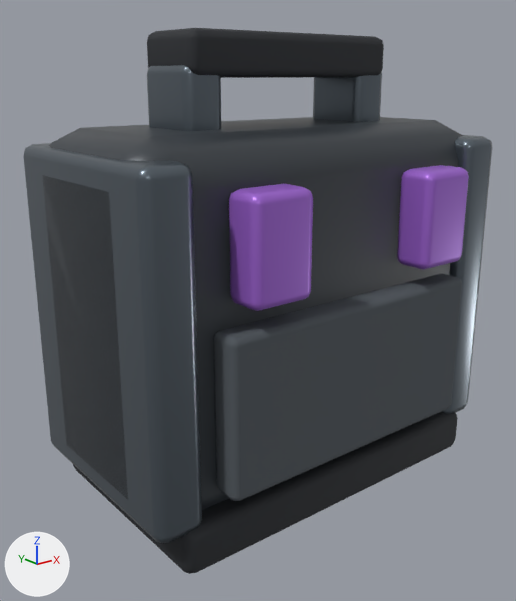
The glTF model phenotypes/operators/equipment/level1-drafts/models/T06.glb as it was, and as the next commit left it.
Rendered twice from a camera (50 mm lens) standing at (-0.294, -0.354, 0.138) and looking at (-0.006, 0.006, -0.006). Arrows for +X, +Y and +Z are at lower left; the lights stay in place. The older version comes first. Where no turn or scale is listed for an object, it has been applied to the vertices.

Script lines for the objects in view, before the commit:
```python
me_cube_189 = bpy.data.meshes.new('Cube.189')
me_cube_189.from_pydata(...)  # 56 vertices, 108 faces; spans x -0.015..0.015, y -0.072..0.072, z -0.1..0.1
me_cube_189.materials.append(mat_dark_brushed_metal)  # grey #69737c
me_cube_190 = bpy.data.meshes.new('Cube.190')
me_cube_190.from_pydata(...)  # 56 vertices, 108 faces; spans x -0.02..0.02, y -0.0125..0.0125, z -0.03..0.03
me_cube_190.materials.append(mat_t_violet)  # purple #a469d7
me_cube_191 = bpy.data.meshes.new('Cube.191')
me_cube_191.from_pydata(...)  # 56 vertices, 108 faces; spans x -0.02..0.02, y -0.0125..0.0125, z -0.03..0.03
me_cube_191.materials.append(mat_t_violet)  # purple #a469d7
ob_t06__metal_corner_001 = bpy.data.objects.new('T06__Metal_corner.001', me_cube_189)
ob_t06__metal_corner_001.location = (0.12, 0.0, 0.0)
ob_t06__violet_latch = bpy.data.objects.new('T06__Violet_latch', me_cube_190)
ob_t06__violet_latch.location = (-0.065, -0.078, 0.055)
ob_t06__violet_latch_001 = bpy.data.objects.new('T06__Violet_latch.001', me_cube_191)
ob_t06__violet_latch_001.location = (0.065, -0.078, 0.055)
# also in view: 'T06__Closed_front_panel' at (0.0, -0.075, -0.035); 'T06__Maintenance_housing' at (0.0, 0.0, 0.0); 'T06__Carry_handle' at (0.0, 0.0, 0.15); 'T06__Metal_corner' at (-0.12, 0.0, 0.0); 'T06__Handle_support' at (-0.065, 0.0, 0.125)
```
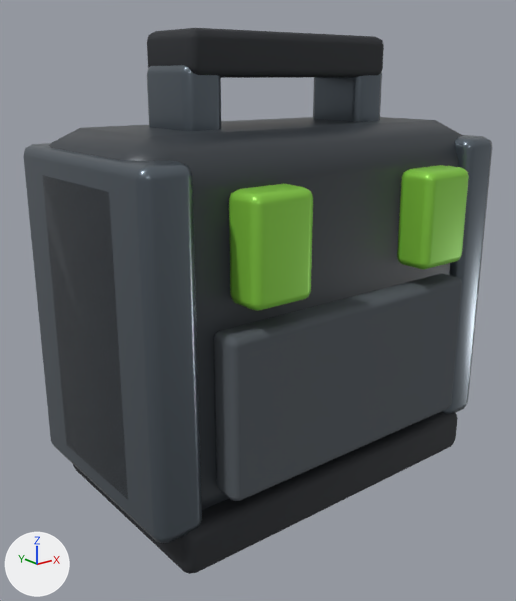
Location of each change, [x1, y1, x2, y2] in pixels of the pictures (516 x 601 px):
'T06__Violet_latch', recoloured (purple to green): [229, 184, 313, 311] in both
'T06__Violet_latch.001', recoloured (purple to green): [397, 165, 469, 270] in both

Diff of the bpy script that builds the scene:
```diff
--- a/phenotypes/operators/equipment/level1-drafts/models/T06.glb.py
+++ b/phenotypes/operators/equipment/level1-drafts/models/T06.glb.py
@@ mat_t_lime @@
+mat_t_lime = principled_material('T_Lime')
+mat_t_lime.base_color = (0.258, 0.651, 0.0612)  # green #8bd346
+mat_t_lime.metallic = 0.25
+mat_t_lime.roughness = 0.4
@@ me_cube_190 @@
 me_cube_190.from_pydata(...)  # 56 vertices, 108 faces; spans x -0.02..0.02, y -0.0125..0.0125, z -0.03..0.03
-me_cube_190.materials.append(mat_t_violet)  # purple #a469d7
+me_cube_190.materials.append(mat_t_lime)  # green #8bd346
@@ me_cube_191 @@
 me_cube_191.from_pydata(...)  # 56 vertices, 108 faces; spans x -0.02..0.02, y -0.0125..0.0125, z -0.03..0.03
-me_cube_191.materials.append(mat_t_violet)  # purple #a469d7
+me_cube_191.materials.append(mat_t_lime)  # green #8bd346
```
